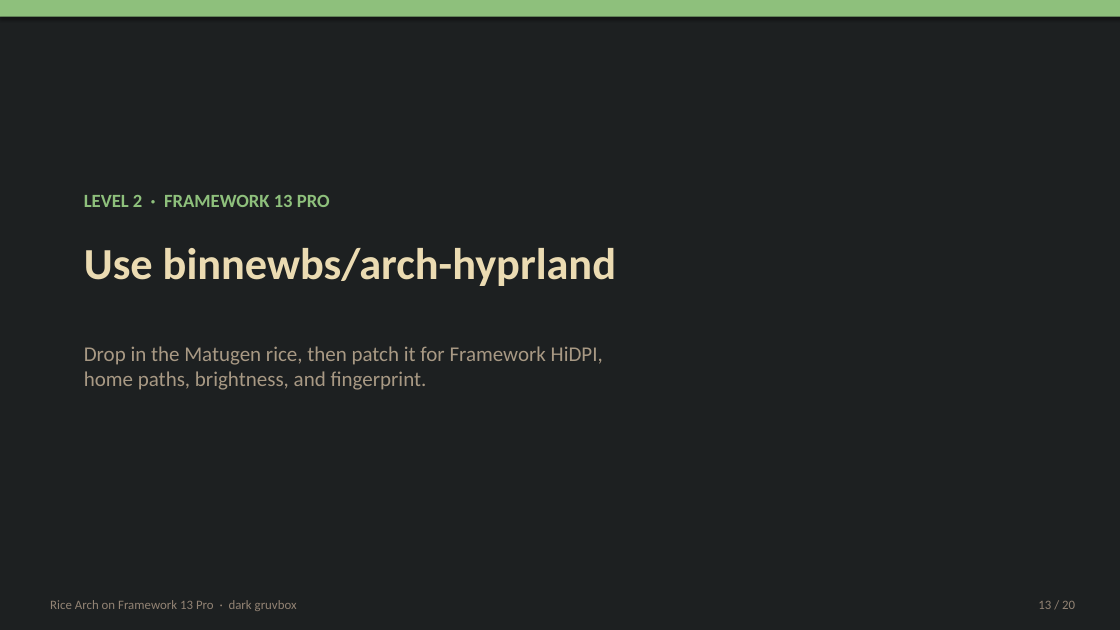
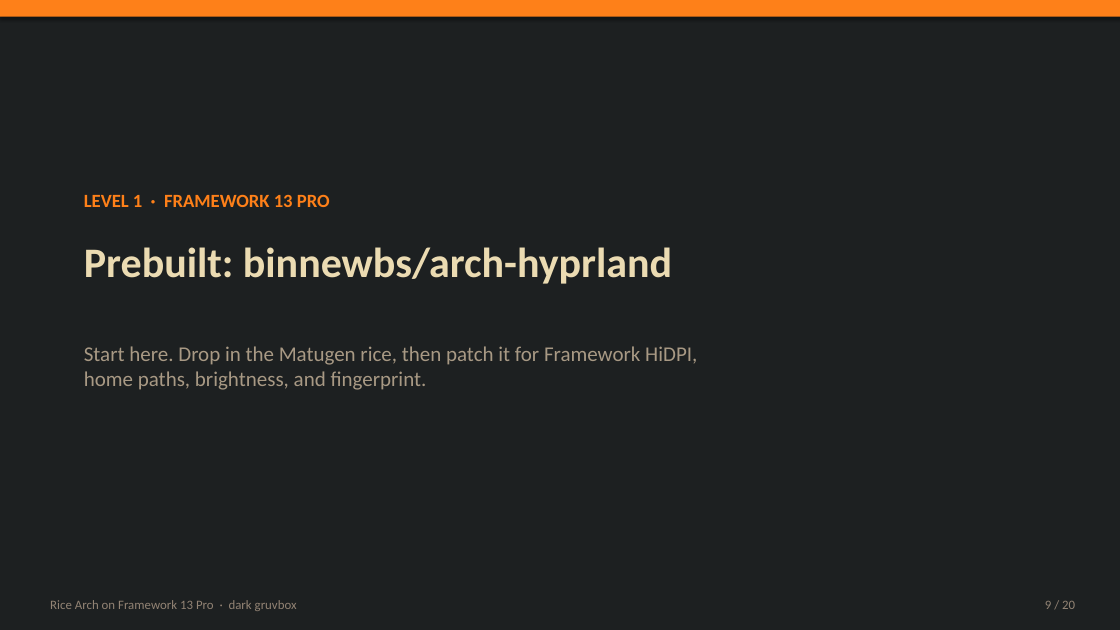
Before and after one commit to WaffleStudioGit/PCPhone, a slide deck: slide 9 of download/How-to-Rice-Arch.pptx (slide 13 before the commit). Drawn at 1120x630 pixels with LibreOffice and Linux fonts; fonts in the diff are those of the drawing. Boxes give left, top, right and bottom in pixels: in the first picture for what was removed or moved away, otherwise in the second. Text is boxed around its words. In the diff, an @@ line names an element or a change of style, - is before the commit and + after.

```diff
--- a/download/How-to-Rice-Arch.pptx
+++ b/download/How-to-Rice-Arch.pptx
@@ rectangle at bbox=[0, 0, 1120, 17]: fill #8EC07C to #FE8019 @@
@@ text at bbox=[84, 194, 330, 207]: text changed; text colour #8EC07C to #FE8019 @@
-LEVEL 2 · FRAMEWORK 13 PRO
+LEVEL 1 · FRAMEWORK 13 PRO
@@ text at bbox=[84, 247, 672, 284]: text changed; size 38 to 36 pt @@
-Use binnewbs/arch-hyprland
+Prebuilt: binnewbs/arch-hyprland
@@ text at bbox=[84, 346, 697, 390]: text changed @@
-Drop in the Matugen rice, then patch it for Framework HiDPI,
-home paths, brightness, and fingerprint.
+Start here. Drop in the Matugen rice, then patch it for Framework HiDPI,
+home paths, brightness, and fingerprint.
@@ text at bbox=[1045, 601, 1075, 609]: text changed @@
-13 / 20
+9 / 20
```
Also in this commit, not shown: 15 other slides changed, 3 other files.
